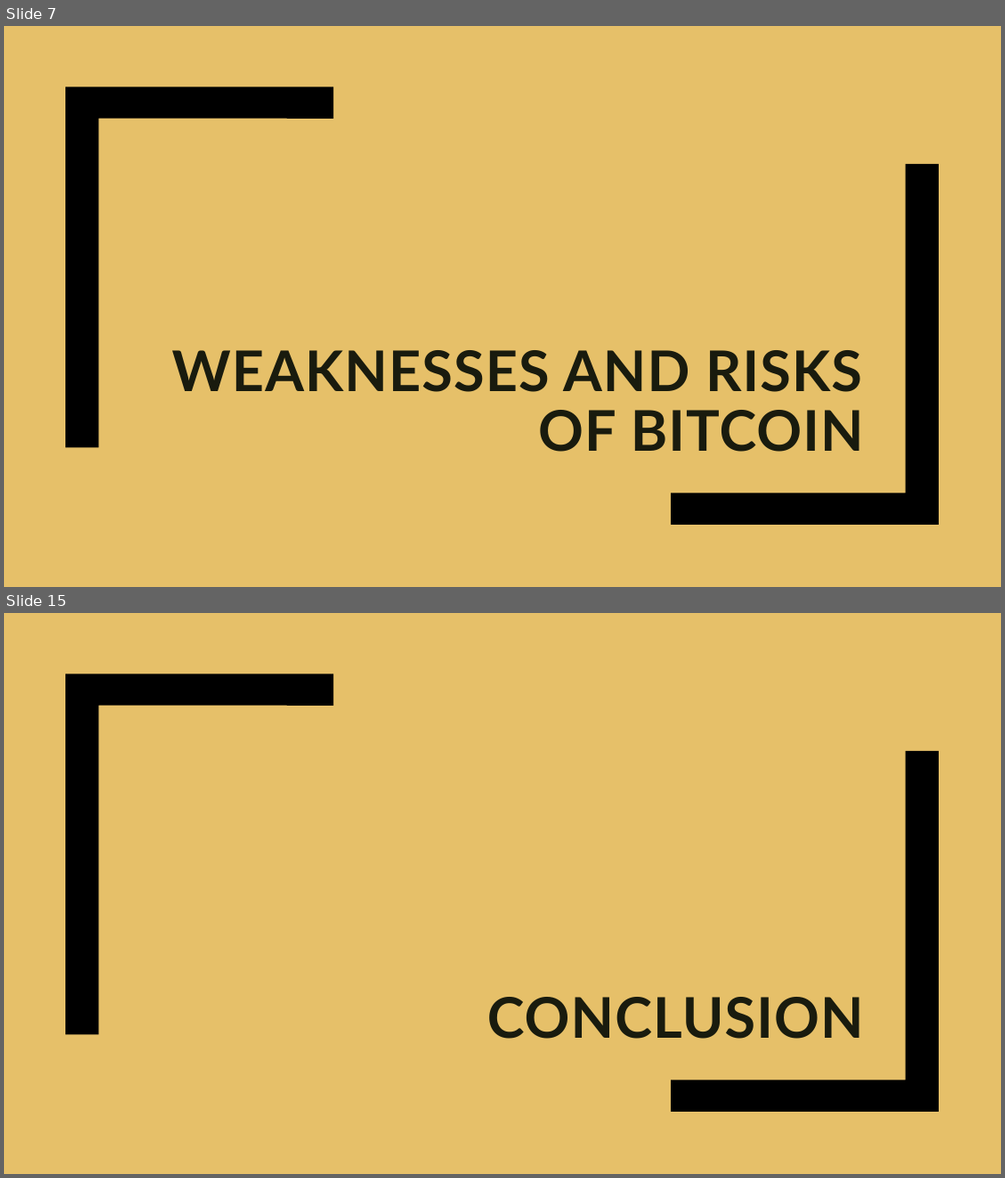
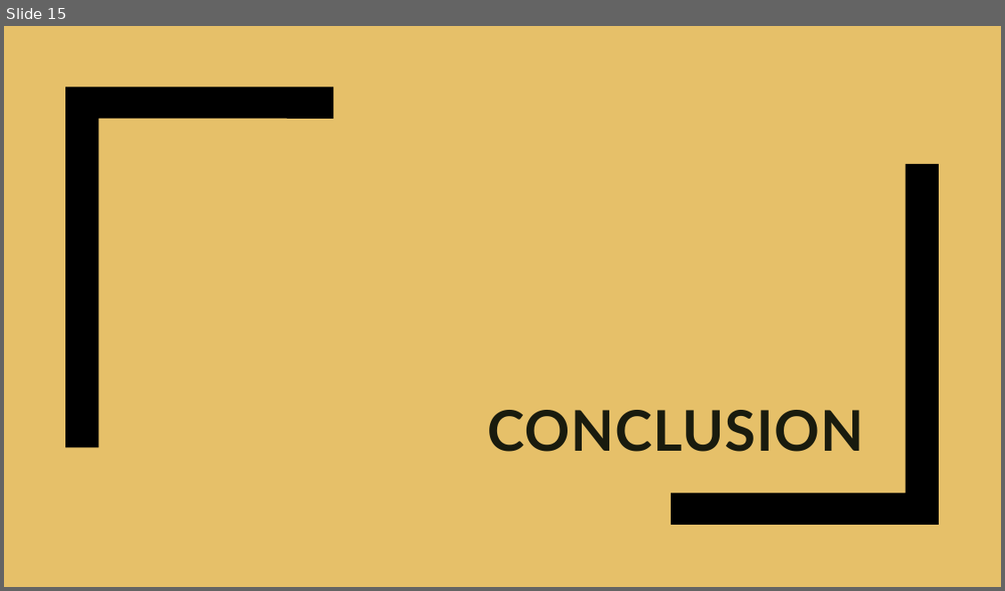
Before and after one commit to Sanyam33/Document-To-PPT-Converter, a slide deck: summary.pptx. Shown one above the other, each under a label of ours: slides 7 and 15 before the commit, slide 15 after it; the slides between them are not shown. The pictures are 1005x1178 and 1005x591 pixels, drawn with LibreOffice and Linux fonts; fonts in the diff are those of the drawing. Boxes give left, top, right and bottom in pixels: in the first picture for what was removed or moved away, otherwise in the second. Text is boxed around its words. In the diff, an @@ line names an element or a change of style, - is before the commit and + after.

```diff
--- a/summary.pptx
+++ b/summary.pptx
@@ slide 7 removed at (4, 26, 1001, 587), background #E6C069; not listed: 2 template elements that a slide beside it also shows @@
@@ title removed at (172, 350, 864, 451) @@
-WEAKNESSES AND RISKS OF BITCOIN
```
Also in this commit, not shown: 1 slide changed, 14 slides added, 13 other slides removed, 3 other files.
